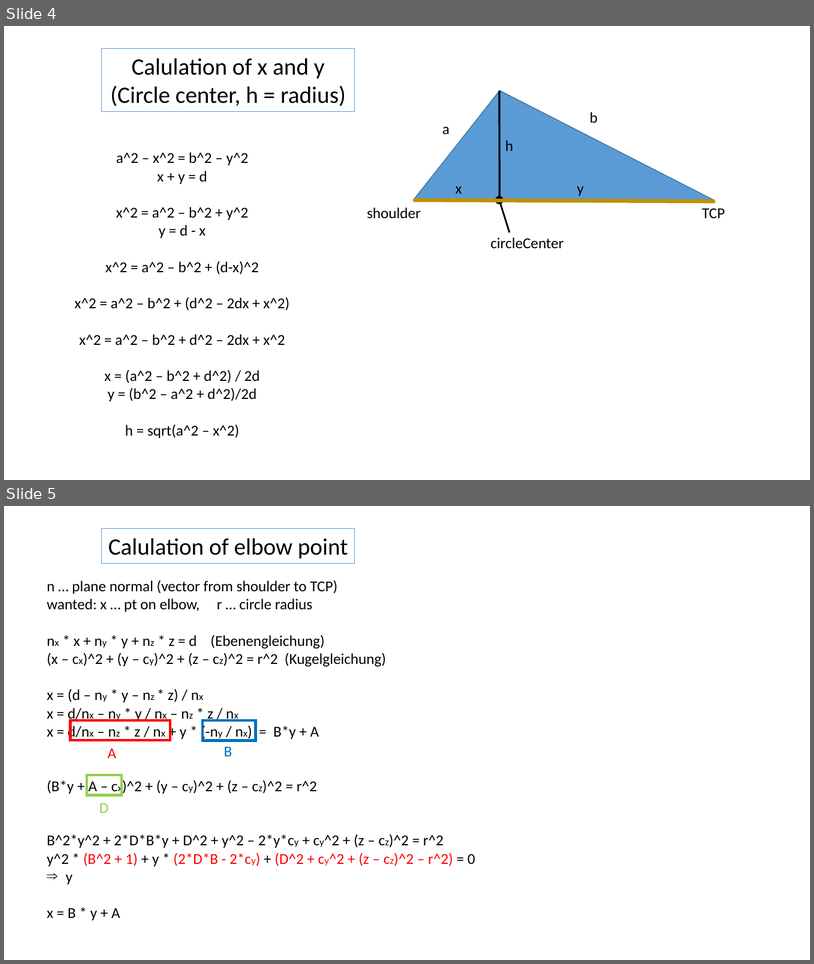
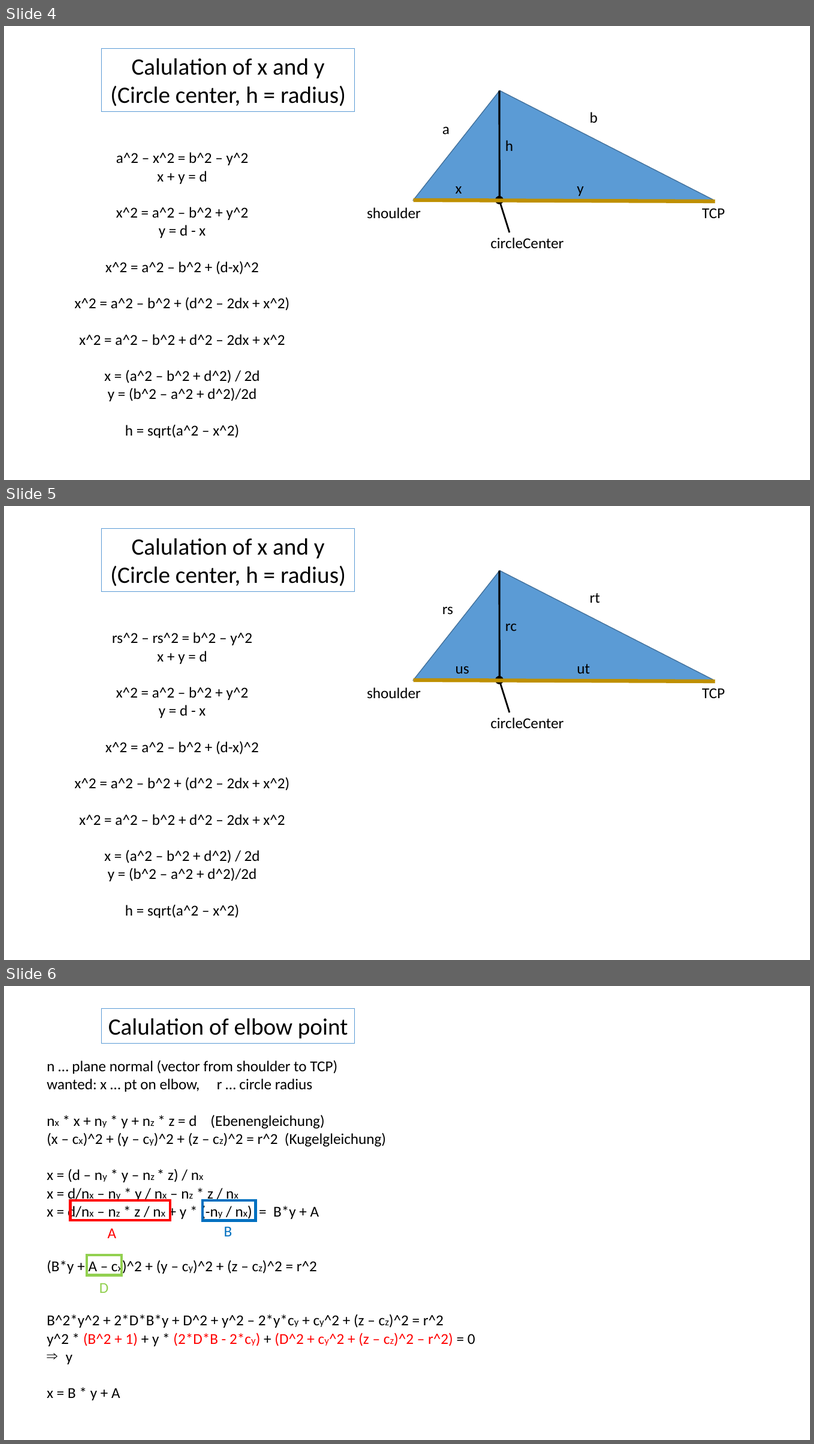
Before and after one commit to zamb79/pepperInverseKinematics, a slide deck: PepperRightArmInverseKinematicsCalculation.pptx. Shown one above the other, each under a label of ours: slides 4 and 5 before the commit, slides 4, 5 and 6 after it. The pictures are 814x964 and 814x1444 pixels, drawn with LibreOffice and Linux fonts; fonts in the diff are those of the drawing. Boxes give left, top, right and bottom in pixels: in the first picture for what was removed or moved away, otherwise in the second. Text is boxed around its words. In the diff, an @@ line names an element or a change of style, - is before the commit and + after.

```diff
--- a/PepperRightArmInverseKinematicsCalculation.pptx
+++ b/PepperRightArmInverseKinematicsCalculation.pptx
@@ slide 5 added at box(4, 506, 810, 960), background #FFFFFF @@
@@ rectangle added at box(101, 528, 354, 591), fill #FFFFFF, outline #5B9BD5 1 pt, 28 pt, text #000000 @@
+Calulation of x and y (Circle center, h = radius)
@@ freeform shape added at box(414, 571, 714, 680), fill #5B9BD5, outline #43739E 1 pt @@
@@ line added from (500, 571) to (500, 680), #000000 2.25 pt @@
@@ text added at box(590, 593, 600, 603), 18 pt, text #000000 @@
+rt
@@ text added at box(443, 606, 453, 615), 18 pt, text #000000 @@
+rs
@@ text added at box(506, 623, 517, 631), 18 pt, text #000000 @@
+rc
@@ text added at box(75, 632, 290, 918), 18 pt, text #000000 @@
+rs^2 – rs^2 = b^2 – y^2
+x + y = d
+x^2 = a^2 – b^2 + y^2
+y = d - x
+x^2 = a^2 – b^2 + (d-x)^2
+x^2 = a^2 – b^2 + (d^2 – 2dx + x^2)
+x^2 = a^2 – b^2 + d^2 – 2dx + x^2
+x = (a^2 – b^2 + d^2) / 2d
+y = (b^2 – a^2 + d^2)/2d
+h = sqrt(a^2 – x^2)
@@ text added at box(456, 666, 470, 673), 18 pt, text #000000 @@
+us
@@ text added at box(577, 664, 590, 673), 18 pt, text #000000 @@
+ut
@@ line added from (414, 680) to (716, 681), #BF9000 4.5 pt @@
@@ arrow added from (510, 712) to (500, 680), #000000 2 pt @@
@@ text added at box(367, 687, 421, 699), 18 pt, text #000000 @@
+shoulder
@@ text added at box(702, 688, 725, 698), 18 pt, text #000000 @@
+TCP
@@ text added at box(491, 717, 564, 728), 18 pt, text #000000 @@
+circleCenter
@@ what was slide 5 is now slide 6 @@
```
Also in this commit, not shown: 13 other files.
